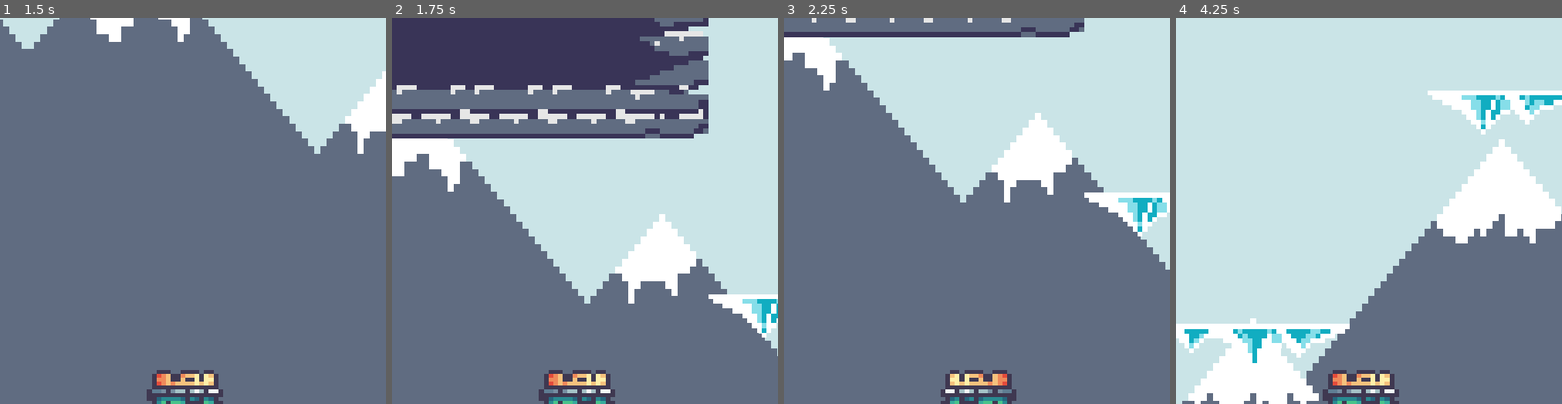
Above: before the commit, frames 1-4 (left to right).
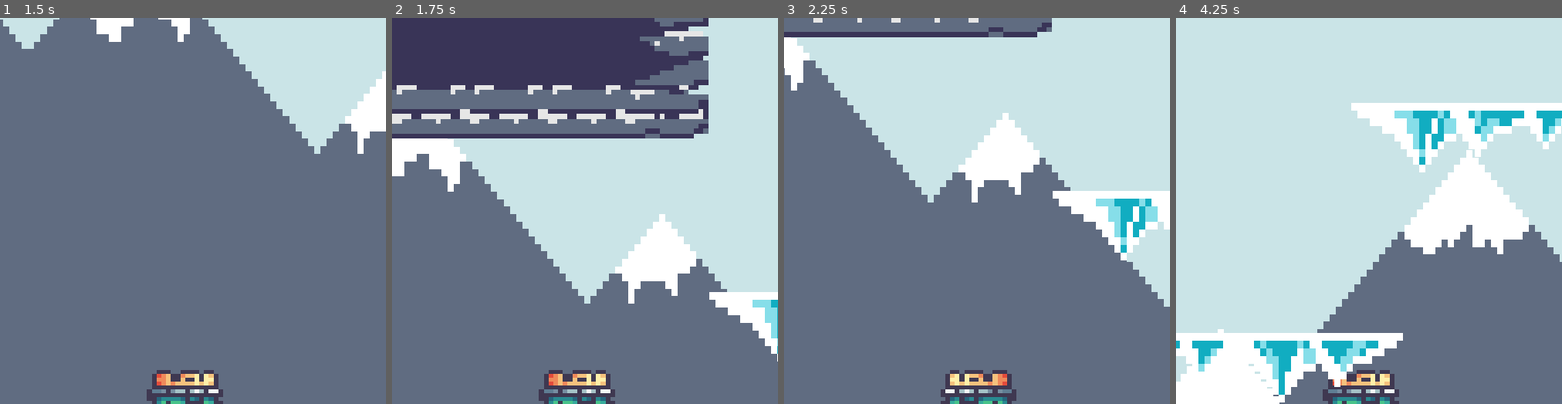
Above: after the commit, the same moments.

Repository: waleedlugod/2d-platformer
Game: Godot game, scene res://scenes/world.tscn
Same seed, same stepped clock (60 frames per second), same inputs: the game is played once before the commit and once after it.
Inputs:
- Up to frame 1 (1.5 s): tap Enter at 0.5 s; hold Right (right) from 0.53 s (still down); tap W (up) at 0.77 s
- Up to frame 2 (1.75 s): keep holding Right (right); tap W (up) at 1.52 s
- Up to frame 3 (2.25 s): release Right (right) at 2.03 s; hold A (left) from 2.03 s (still down)
- Up to frame 4 (4.25 s): release A (left) at 2.78 s; hold Right (right) from 2.78 s (still down); tap W (up) at 3.02, 3.77 s

Frame 1 is identical in both runs. In frame 2, 0.8% of the frame differs, in the area x 82-100%, y 71-89%; in frame 3, 12%; in frame 4, 18%, in the area x 0-100%, y 18-100%.

Commit message:
one way platform implemented + working :D

Diff:
--- a/Scripts/player.gd
+++ b/Scripts/player.gd
@@ -44,3 +44,8 @@
 	sprite_2d.flip_h = last_direction == 1
 
 	move_and_slide()
+
+
+func _input(event : InputEvent):
+	if(event.is_action_pressed("ui_down")):
+		position.y += 1
--- a/scenes/world.tscn
+++ b/scenes/world.tscn
@@ -12,6 +12,7 @@
 [ext_resource type="Texture2D" uid="uid://lnkb1aatwmye" path="res://Assets/Rocky Roads/Deco/clouds.png" id="8_n64p7"]
 [ext_resource type="Texture2D" uid="uid://dxyd8648l0fkf" path="res://Assets/Rocky Roads/Deco/water_b_5 frames.png" id="9_dcgm5"]
 [ext_resource type="Texture2D" uid="uid://cqngki1p3k2fv" path="res://Assets/Rocky Roads/Deco/water_a_8frames.png" id="10_nnowq"]
+[ext_resource type="Texture2D" uid="uid://bwtyodofdalmu" path="res://Assets/Rocky Roads/Tilesets/snow platform.png" id="13_uidpp"]
 
 [sub_resource type="TileSetAtlasSource" id="TileSetAtlasSource_0sdk4"]
 texture = ExtResource("2_mspxl")
@@ -331,6 +332,9 @@
 sources/7 = SubResource("TileSetAtlasSource_ss463")
 sources/8 = SubResource("TileSetAtlasSource_28acu")
 
+[sub_resource type="RectangleShape2D" id="RectangleShape2D_00dsc"]
+size = Vector2(63.7972, 9.15789)
+
 [node name="World" type="Node2D"]
 position = Vector2(2, 1)
 
@@ -373,7 +377,49 @@
 scale = Vector2(3, 3)
 tile_set = SubResource("TileSet_f08ju")
 format = 2
-layer_0/tile_data = PackedInt32Array(720883, 458755, 1, 7208 …(3337 unchanged characters)… , 589827, 3, 262126, 589827, 268435458, 327691, 524291, 5, 327692, 589827, 5, 327693, 655363, 5, 655359, 327683, 2, 327690, 458755, 5, 131087, 458755, 5, 131088, 524291, 5, 131089, 589827, 5, 131090, 655363, 5, -65525, 458755, 5, -65524, 524291, 5, -65523, 655363, 5, 786413, 196611, 3, 851949, 196611, 3,  …(18725 unchanged characters)…
+layer_0/tile_data = PackedInt32Array(720883, 458755, 1, 7208 …(3337 unchanged characters)… , 589827, 3, 262126, 589827, 268435458, 655359, 327683, 2, 786413, 196611, 3, 851949, 196611, 3,  …(18725 unchanged characters)…
 
 [node name="player" parent="." instance=ExtResource("1_17oyh")]
 position = Vector2(44, 481)
+
+[node name="SnowPlatform" type="Sprite2D" parent="."]
+texture_filter = 1
+position = Vector2(599, 258)
+scale = Vector2(3.81061, 4.75)
+texture = ExtResource("13_uidpp")
+
+[node name="StaticBody2D" type="StaticBody2D" parent="SnowPlatform"]
+
+[node name="CollisionShape2D" type="CollisionShape2D" parent="SnowPlatform/StaticBody2D"]
+position = Vector2(1.69185, 0.263157)
+scale = Vector2(1, 1)
+shape = SubResource("RectangleShape2D_00dsc")
+one_way_collision = true
+
+[node name="SnowPlatform2" type="Sprite2D" parent="."]
+texture_filter = 1
+position = Vector2(811, 116)
+scale = Vector2(3.81061, 4.75)
+texture = ExtResource("13_uidpp")
+
+[node name="StaticBody2D" type="StaticBody2D" parent="SnowPlatform2"]
+
+[node name="CollisionShape2D" type="CollisionShape2D" parent="SnowPlatform2/StaticBody2D"]
+position = Vector2(-0.524849, 0.210536)
+scale = Vector2(1, 1)
+shape = SubResource("RectangleShape2D_00dsc")
+one_way_collision = true
+
+[node name="SnowPlatform3" type="Sprite2D" parent="."]
+texture_filter = 1
+position = Vector2(642, -33)
+scale = Vector2(3.81061, 4.75)
+texture = ExtResource("13_uidpp")
+
+[node name="StaticBody2D" type="StaticBody2D" parent="SnowPlatform3"]
+
+[node name="CollisionShape2D" type="CollisionShape2D" parent="SnowPlatform3/StaticBody2D"]
+position = Vector2(0.524853, 0.421066)
+scale = Vector2(1, 1)
+shape = SubResource("RectangleShape2D_00dsc")
+one_way_collision = true
Binary file added: Assets/Rocky Roads/Tilesets/snow platform.png
Not shown, added: Assets/Rocky Roads/Tilesets/snow platform.png.import
Not shown: 1 places in scenes/world.tscn that only renumber resources
Not shown, changed: .DS_Store
